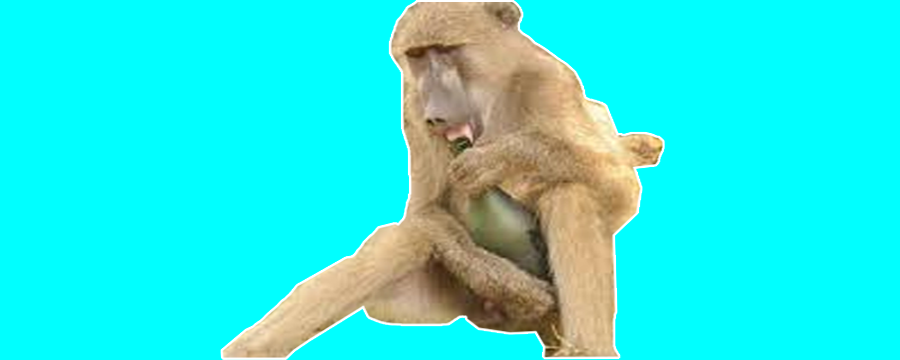
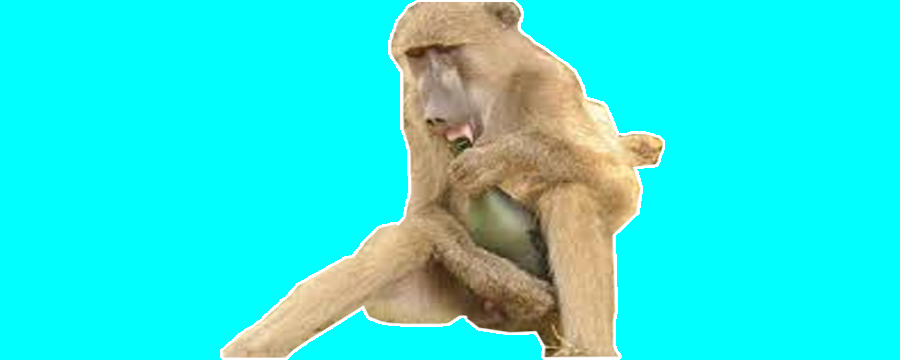
Layered file, before and after one edit (900 x 360). Changes by layer:
painted on "圖層 2" over left=220, top=0, right=665, bottom=360
